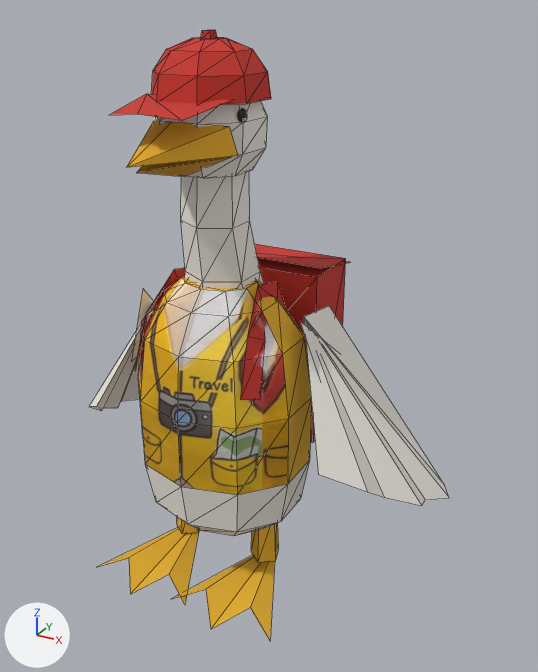
An edit to the glTF model models/goose.glb, drawn before and after from the same camera.
Rendered twice from a 50 mm lens placed at (0.126, -0.1954, 0.1912), pointed at (0.013, 0.01, 0.0884). Arrows for +X, +Y and +Z are at lower left; the lights stay in place. The picture after the commit comes second. Mesh edges are drawn as thin lines on the coarser meshes. Where no turn or scale is listed for an object, it has been applied to the vertices. Vertices at exactly the same position are counted once.

The first picture shows 'backpack', 'beak', 'body', 'cap', 'foot_L', 'foot_R', 'head', 'leg_R', 'neck', 'straps', 'wing_L', 'wing_R' and 3 more.
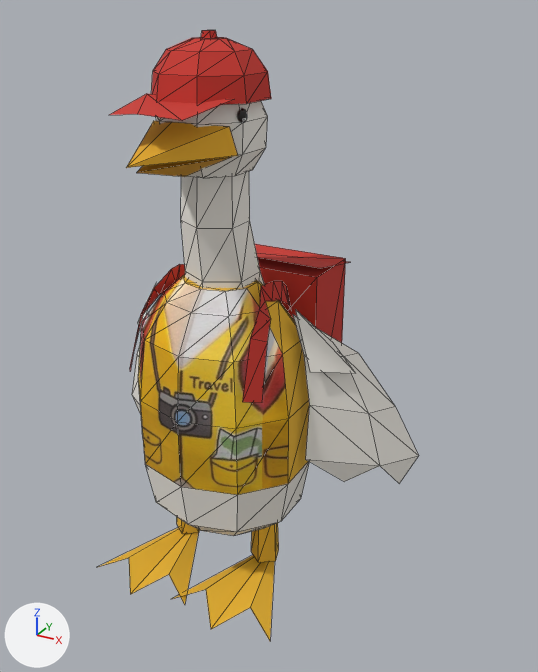
Boxes (x1, y1, x2, y2) around the edits, measured in the pictures (538 x 672 px):
'wing_R', reshaped, moved (15% narrower, 12% shorter): before (300, 306, 449, 506); after (293, 309, 419, 484)
'straps', reshaped (7% wider): before (135, 268, 286, 400); after (130, 264, 291, 403)
'wing_L', reshaped, moved (62% narrower, 7% taller): before (89, 289, 154, 411); after (132, 284, 156, 415)
part 1 of me_straps, rebuilt (10% wider): before (135, 268, 185, 370); after (130, 264, 185, 370)
part 2 of me_straps, rebuilt (6% wider): before (240, 281, 286, 400); after (242, 281, 291, 403)

The change in detail:
me_straps is used by ob_straps; location (0.0, 0.0, 0.0).
me_straps had 20 vertices, 16 faces and spanned x -0.0245..0.0245, y -0.0217..0.0197, z 0.0793..0.1115.
me_straps now has 32 vertices, 28 faces and spans x -0.0258..0.0258, y -0.0228..0.021, z 0.0793..0.1115.
me_straps part 1: the loose piece of 10 vertices spanning x -0.0245..-0.0127, y -0.0217..0.0197, z 0.0793..0.1115 is rebuilt with 16 vertices and now spans x -0.0258..-0.0139, y -0.0228..0.021, z 0.0793..0.1115.
me_straps part 2: the loose piece of 10 vertices spanning x 0.0127..0.0245, y -0.0217..0.0197, z 0.0793..0.1115 is rebuilt with 16 vertices and now spans x 0.0139..0.0258, y -0.0228..0.021, z 0.0793..0.1115.
me_wing_l is used by ob_wing_l; location (-0.028, 0.006, 0.1).
me_wing_l had 12 vertices, 8 faces and spanned x -0.0472..0.0, y -0.022..0.036, z -0.073..0.002.
me_wing_l now has 16 vertices, 14 faces and spans x -0.037..0.0, y -0.006..0.03, z -0.068..0.0029.
Part 3, on me_wing_l:
11 vertices are removed from x -0.0472..0.0, y -0.022..0.036, z -0.073..0.002.
8 faces are deleted.
15 vertices are added at x -0.037..-0.0022, y -0.006..0.03, z -0.068..0.0029.
14 new faces join them.
me_wing_r is used by ob_wing_r; location (0.028, 0.006, 0.1).
me_wing_r had 12 vertices, 8 faces and spanned x 0.0..0.0472, y -0.022..0.036, z -0.073..0.002.
me_wing_r now has 16 vertices, 14 faces and spans x 0.0..0.037, y -0.006..0.03, z -0.068..0.0029.
Part 4, on me_wing_r:
11 vertices are removed from x 0.0..0.0472, y -0.022..0.036, z -0.073..0.002.
8 faces are deleted.
15 vertices are added at x 0.0022..0.037, y -0.006..0.03, z -0.068..0.0029.
14 new faces join them.
Object 'wing_L' (ob_wing_l) moves from (-0.028, 0.006, 0.1) to (-0.025, 0.004, 0.101).
Object 'wing_R' (ob_wing_r) moves from (0.028, 0.006, 0.1) to (0.025, 0.004, 0.101).
